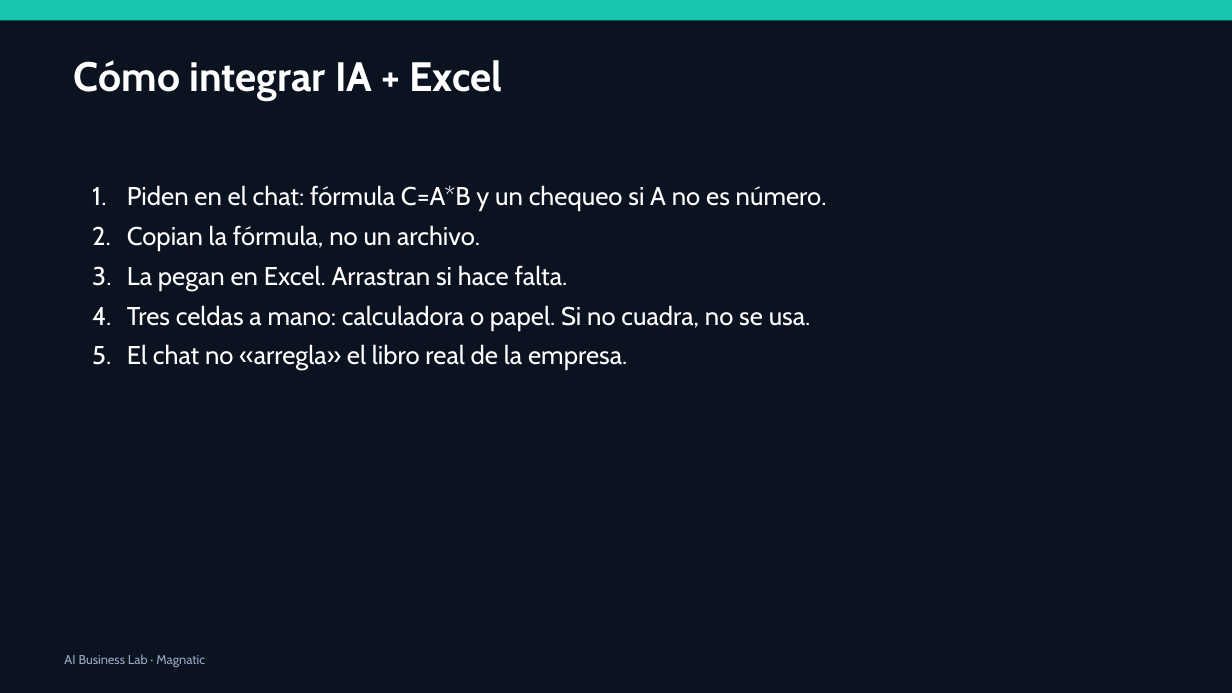
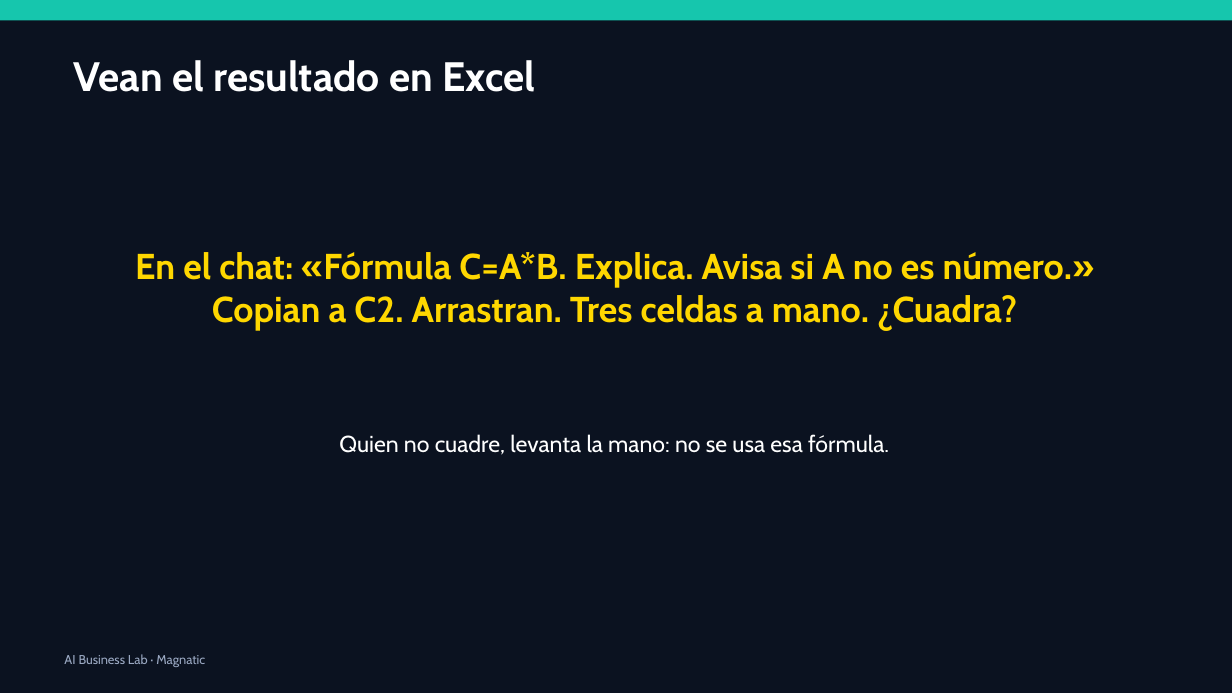
Before and after one commit to xander0408/CURSOS, a slide deck: slide 36 of AI-Business-Lab-Presentacion.pptx (slide 31 before the commit). Drawn at 1232x693 pixels with LibreOffice and Linux fonts; fonts in the diff are those of the drawing. Boxes give left, top, right and bottom in pixels: in the first picture for what was removed or moved away, otherwise in the second. Text is boxed around its words. In the diff, an @@ line names an element or a change of style, - is before the commit and + after.

```diff
--- a/AI-Business-Lab-Presentacion.pptx
+++ b/AI-Business-Lab-Presentacion.pptx
@@ text at (74,60,535,92): text changed @@
-Cómo integrar IA + Excel
+Vean el resultado en Excel
@@ text "En el chat: «Fórmula C=A*B. ..." at (135,252,1094,331): vertical alignment top to middle @@
@@ text at (135,252,1094,331): text changed; size 20 to 28 pt; text colour #FFFFFF to #FFD700; bold on @@
-1. Piden en el chat: fórmula C=A*B y un chequeo si A no es número.
-2. Copian la fórmula, no un archivo.
-3. La pegan en Excel. Arrastran si hace falta.
-4. Tres celdas a mano: calculadora o papel. Si no cuadra, no se usa.
-5. El chat no «arregla» el libro real de la empresa.
+En el chat: «Fórmula C=A*B. Explica. Avisa si A no es número.» Copian a C2. Arrastran. Tres celdas a mano. ¿Cuadra?
@@ text added at (339,434,889,455), 18 pt, text #FFFFFF @@
+Quien no cuadre, levanta la mano: no se usa esa fórmula.
```
Also in this commit, not shown: 29 other slides changed, 22 slides added, 8 slides removed, 1 other file.
